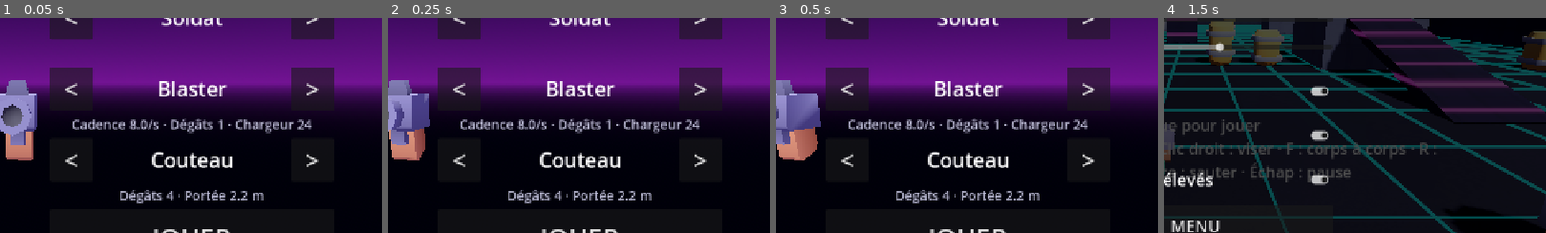
Above: before the commit, frames 1-4 (left to right).
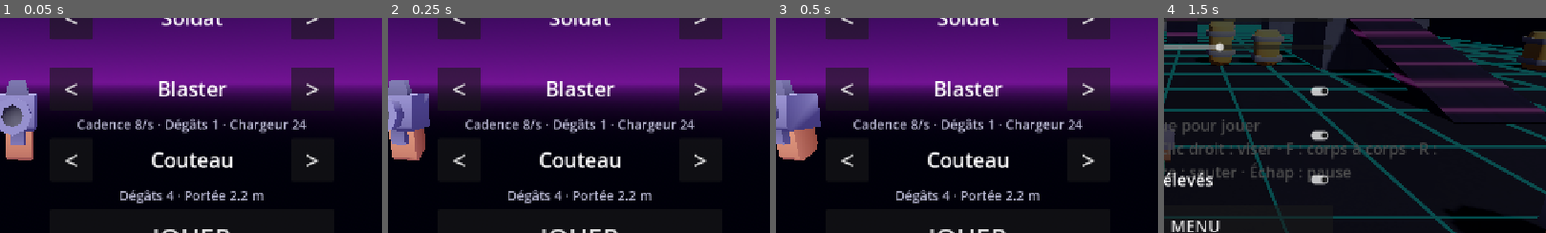
Above: after the commit, the same moments.

Repository: mariusortiz/overclock
Game: Godot game, scene res://scenes/menu.tscn
Same seed, same stepped clock (60 frames per second), same inputs: the game is played once before the commit and once after it.
Inputs:
- Up to frame 1 (0.05 s): no input
- Up to frame 2 (0.25 s): no input
- Up to frame 3 (0.5 s): no input
- Up to frame 4 (1.5 s): click "JOUER" at 0.5 s; click "II" at 1.25 s
The pictures show only the part of the screen within x 46-96%, y 35-85%; the shares and areas given below are measured in that part.

The runs differ from the first frame. In frame 1, 2.2% of the frame differs, in the area x 18-82%, y 46-54%; in frame 2, 2.2%; in frame 3, 2.2%; in frame 4, nothing differs.

Commit message:
Bosses every fifth wave
- Four boss kinds taking turns: fan shots, melee charger, mortar strikes
  with a ground marker, summoner with a periodic shield
- Boss health bar on the HUD, score bonus and guaranteed power-up
- Enemy builds its model from an exported scene and exposes an
  overridable attack, so bosses reuse the robot AI
- CI smoke test runs each boss wave via a --start-wave option

Co-Authored-By: Claude Fable 5.2 <noreply@anthropic.com>
Claude-Session: https://claude.ai/code/session_01TMrhLU8C9hMQ3DU14F1G1z

Diff:
--- a/project.godot
+++ b/project.godot
@@ -6,7 +6,7 @@
 [application]
 
 config/name="Overclock"
-config/version="0.9.0"
+config/version="0.10.0"
 run/main_scene="res://scenes/menu.tscn"
 config/features=PackedStringArray("4.5", "Mobile")
 config/icon="res://icon.svg"
--- /dev/null
+++ b/scenes/boss.tscn
@@ -0,0 +1,64 @@
+[gd_scene load_steps=9 format=3]
+
+[ext_resource type="Script" path="res://scripts/boss.gd" id="1_enemy"]
+[ext_resource type="PackedScene" path="res://scenes/projectile.tscn" id="2_projectile"]
+[ext_resource type="AudioStream" path="res://assets/audio/kenney/laserRetro_001.ogg" id="3_shot"]
+[ext_resource type="PackedScene" path="res://scenes/power_up.tscn" id="4_power_up"]
+[ext_resource type="PackedScene" path="res://assets/models/characters/character-robot.glb" id="5_model"]
+[ext_resource type="PackedScene" path="res://assets/models/characters/weapon-shooter.glb" id="7_gun"]
+[ext_resource type="AudioStream" path="res://assets/audio/kenney/explosionCrunch_000.ogg" id="8_explosion"]
+
+[sub_resource type="SphereMesh" id="status_mesh"]
+radius = 0.18
+height = 0.36
+radial_segments = 8
+rings = 4
+
+[sub_resource type="CapsuleShape3D" id="shape"]
+radius = 0.8
+height = 3.4
+
+[node name="Boss" type="CharacterBody3D"]
+collision_layer = 4
+collision_mask = 5
+script = ExtResource("1_enemy")
+projectile_scene = ExtResource("2_projectile")
+power_up_scene = ExtResource("4_power_up")
+model_scene = ExtResource("5_model")
+aim_height = 1.8
+
+[node name="CollisionShape3D" type="CollisionShape3D" parent="."]
+transform = Transform3D(1, 0, 0, 0, 1, 0, 0, 0, 1, 0, 1.7, 0)
+shape = SubResource("shape")
+
+[node name="NavigationAgent3D" type="NavigationAgent3D" parent="."]
+path_desired_distance = 0.6
+target_desired_distance = 1.0
+radius = 0.8
+
+[node name="Visual" type="Node3D" parent="."]
+transform = Transform3D(2, 0, 0, 0, 2, 0, 0, 0, 2, 0, 0, 0)
+
+[node name="ModelPivot" type="Node3D" parent="Visual"]
+transform = Transform3D(-2.1, 0, 0, 0, 2.1, 0, 0, 0, -2.1, 0, 0, 0)
+
+[node name="Gun" parent="Visual" instance=ExtResource("7_gun")]
+transform = Transform3D(-2.1, 0, 0, 0, 2.1, 0, 0, 0, -2.1, 0.5, 0.75, -0.3)
+
+[node name="Muzzle" type="Marker3D" parent="Visual"]
+transform = Transform3D(1, 0, 0, 0, 1, 0, 0, 0, 1, 0.5, 1.0, -0.8)
+
+[node name="StatusOrb" type="MeshInstance3D" parent="Visual"]
+transform = Transform3D(1, 0, 0, 0, 1, 0, 0, 0, 1, 0, 2.2, 0)
+mesh = SubResource("status_mesh")
+
+[node name="ShotSound" type="AudioStreamPlayer3D" parent="."]
+transform = Transform3D(1, 0, 0, 0, 1, 0, 0, 0, 1, 0, 1.1, 0)
+stream = ExtResource("3_shot")
+volume_db = -4.0
+max_distance = 40.0
+
+[node name="DeathSound" type="AudioStreamPlayer3D" parent="."]
+transform = Transform3D(1, 0, 0, 0, 1, 0, 0, 0, 1, 0, 1.1, 0)
+stream = ExtResource("8_explosion")
+max_distance = 50.0
--- a/scenes/enemy.tscn
+++ b/scenes/enemy.tscn
@@ -5,7 +5,6 @@
 [ext_resource type="AudioStream" path="res://assets/audio/kenney/laserRetro_001.ogg" id="3_shot"]
 [ext_resource type="PackedScene" path="res://scenes/power_up.tscn" id="4_power_up"]
 [ext_resource type="PackedScene" path="res://assets/models/characters/character-robot.glb" id="5_model"]
-[ext_resource type="Script" path="res://scripts/character_model.gd" id="6_character"]
 [ext_resource type="PackedScene" path="res://assets/models/characters/weapon-shooter.glb" id="7_gun"]
 [ext_resource type="AudioStream" path="res://assets/audio/kenney/explosionCrunch_000.ogg" id="8_explosion"]
 
@@ -25,6 +24,7 @@
 script = ExtResource("1_enemy")
 projectile_scene = ExtResource("2_projectile")
 power_up_scene = ExtResource("4_power_up")
+model_scene = ExtResource("5_model")
 
 [node name="CollisionShape3D" type="CollisionShape3D" parent="."]
 transform = Transform3D(1, 0, 0, 0, 1, 0, 0, 0, 1, 0, 0.9, 0)
@@ -37,9 +37,8 @@
 
 [node name="Visual" type="Node3D" parent="."]
 
-[node name="Model" parent="Visual" instance=ExtResource("5_model")]
+[node name="ModelPivot" type="Node3D" parent="Visual"]
 transform = Transform3D(-2.1, 0, 0, 0, 2.1, 0, 0, 0, -2.1, 0, 0, 0)
-script = ExtResource("6_character")
 
 [node name="Gun" parent="Visual" instance=ExtResource("7_gun")]
 transform = Transform3D(-2.1, 0, 0, 0, 2.1, 0, 0, 0, -2.1, 0.5, 0.75, -0.3)
--- a/scenes/hud.tscn
+++ b/scenes/hud.tscn
@@ -43,6 +43,13 @@
 corner_radius_bottom_right = 6
 corner_radius_bottom_left = 6
 
+[sub_resource type="StyleBoxFlat" id="boss_fill"]
+bg_color = Color(1, 0.25, 0.2, 0.95)
+corner_radius_top_left = 6
+corner_radius_top_right = 6
+corner_radius_bottom_right = 6
+corner_radius_bottom_left = 6
+
 [node name="HUD" type="CanvasLayer"]
 script = ExtResource("1_hud")
 
@@ -190,6 +197,36 @@
 theme_override_font_sizes/normal_font_size = 24
 bbcode_enabled = true
 scroll_active = false
+
+[node name="BossName" type="Label" parent="."]
+visible = false
+anchors_preset = 5
+anchor_left = 0.5
+anchor_right = 0.5
+offset_left = -280.0
+offset_top = 44.0
+offset_right = 280.0
+offset_bottom = 74.0
+grow_horizontal = 2
+theme_override_colors/font_color = Color(1, 0.4, 0.3, 1)
+theme_override_font_sizes/font_size = 22
+horizontal_alignment = 1
+
+[node name="BossBar" type="ProgressBar" parent="."]
+visible = false
+anchors_preset = 5
+anchor_left = 0.5
+anchor_right = 0.5
+offset_left = -280.0
+offset_top = 76.0
+offset_right = 280.0
+offset_bottom = 92.0
+grow_horizontal = 2
+mouse_filter = 2
+theme_override_styles/background = SubResource("health_background")
+theme_override_styles/fill = SubResource("boss_fill")
+value = 100.0
+show_percentage = false
 
 [node name="PauseButton" type="Button" parent="."]
 anchors_preset = 1
--- a/scenes/main.tscn
+++ b/scenes/main.tscn
@@ -6,6 +6,7 @@
 [ext_resource type="PackedScene" path="res://scenes/hud.tscn" id="4_hud"]
 [ext_resource type="Script" path="res://scripts/wave_manager.gd" id="5_waves"]
 [ext_resource type="PackedScene" path="res://scenes/enemy.tscn" id="6_enemy"]
+[ext_resource type="PackedScene" path="res://scenes/boss.tscn" id="7_boss"]
 
 [sub_resource type="ProceduralSkyMaterial" id="sky_material"]
 sky_top_color = Color(0.03, 0.02, 0.12, 1)
@@ -46,3 +47,4 @@
 [node name="WaveManager" type="Node" parent="."]
 script = ExtResource("5_waves")
 enemy_scene = ExtResource("6_enemy")
+boss_scene = ExtResource("7_boss")
--- /dev/null
+++ b/scripts/boss.gd
@@ -0,0 +1,114 @@
+class_name Boss
+extends Enemy
+## Big enemy of every fifth wave. Each kind replaces the robot's single shot
+## with its own attack.
+
+signal summon_requested(count: int)
+
+enum Kind { COLOSSUS, BRUTE, ARTILLERY, SUMMONER }
+
+const MODEL_DIR := "res://assets/models/characters/"
+const INFO := {
+	Kind.COLOSSUS: {"name": "COLOSSE", "model": "character-robot.glb", "health": 60, "speed": 2.2, "fire_interval": 2.2, "range": 14.0},
+	Kind.BRUTE: {"name": "BRUTE", "model": "character-zombie.glb", "health": 50, "speed": 6.0, "fire_interval": 1.0, "range": 2.6},
+	Kind.ARTILLERY: {"name": "ARTILLEUR", "model": "character-alien.glb", "health": 55, "speed": 3.0, "fire_interval": 2.0, "range": 24.0},
+	Kind.SUMMONER: {"name": "INVOCATEUR", "model": "character-knight.glb", "health": 70, "speed": 3.0, "fire_interval": 1.3, "range": 13.0},
+}
+const FAN_ANGLES_DEG: Array[float] = [-24.0, -12.0, 0.0, 12.0, 24.0]
+const BRUTE_DAMAGE := 18
+const SUMMON_INTERVAL := 9.0
+const SUMMON_COUNT := 2
+const SHIELD_OFF_TIME := 6.0
+const SHIELD_ON_TIME := 3.0
+const SHIELD_COLOR := Color(0.3, 0.6, 1.0, 0.3)
+
+var kind := Kind.COLOSSUS
+
+var _summon_left := SUMMON_INTERVAL
+var _shield_left := SHIELD_OFF_TIME
+var _shielded := false
+var _shield: MeshInstance3D
+
+
+## Call before adding the boss to the scene. `health_scale` grows each time
+## the four bosses come around again.
+func configure(boss_kind: Kind, health_scale: float) -> void:
+	kind = boss_kind
+	var info: Dictionary = INFO[kind]
+	max_health = roundi(info.health * health_scale)
+	move_speed = info.speed
+	fire_interval = info.fire_interval
+	attack_range = info.range
+	model_scene = load(MODEL_DIR + info.model)
+	drop_chance = 1.0
+
+
+func _ready() -> void:
+	super()
+	if kind == Kind.BRUTE:
+		$Visual/Gun.visible = false
+		_attack_animation = &"attack-melee-right"
+	if kind == Kind.SUMMONER:
+		_shield = _create_shield()
+
+
+func take_damage(amount: int) -> void:
+	if not _shielded:
+		super(amount)
+
+
+func _physics_process(delta: float) -> void:
+	super(delta)
+	if kind != Kind.SUMMONER or _dead:
+		return
+
+	_summon_left -= delta
+	if _summon_left <= 0.0:
+		_summon_left = SUMMON_INTERVAL
+		summon_requested.emit(SUMMON_COUNT)
+
+	_shield_left -= delta
+	if _shield_left <= 0.0:
+		_shielded = not _shielded
+		_shield_left = SHIELD_ON_TIME if _shielded else SHIELD_OFF_TIME
+		_shield.visible = _shielded
+
+
+func _attack() -> void:
+	match kind:
+		Kind.COLOSSUS:
+			var forward := _muzzle.global_position.direction_to(_player.get_aim_position())
+			for angle in FAN_ANGLES_DEG:
+				_spawn_projectile(forward.rotated(Vector3.UP, deg_to_rad(angle)))
+		Kind.BRUTE:
+			if global_position.distance_to(_player.global_position) <= attack_range + 0.5:
+				_player.take_damage(BRUTE_DAMAGE)
+		Kind.ARTILLERY:
+			var strike := MortarStrike.new()
+			strike.position = _player.global_position
+			get_tree().current_scene.add_child(strike)
+		Kind.SUMMONER:
+			super()
+
+
+func _die() -> void:
+	if _shield:
+		_shield.visible = false
+	super()
+
+
+func _create_shield() -> MeshInstance3D:
+	var material := StandardMaterial3D.new()
+	material.shading_mode = BaseMaterial3D.SHADING_MODE_UNSHADED
+	material.transparency = BaseMaterial3D.TRANSPARENCY_ALPHA
+	material.albedo_color = SHIELD_COLOR
+	var mesh := SphereMesh.new()
+	mesh.radius = 2.4
+	mesh.height = 4.8
+	mesh.material = material
+	var shield := MeshInstance3D.new()
+	shield.mesh = mesh
+	shield.position.y = aim_height
+	shield.visible = false
+	add_child(shield)
+	return shield
--- a/scripts/enemy.gd
+++ b/scripts/enemy.gd
@@ -4,6 +4,7 @@
 ## when in range with a clear line of sight.
 
 signal died
+signal health_changed(current: int, maximum: int)
 
 const REPATH_INTERVAL := 0.3
 const EYE_HEIGHT := 1.2
@@ -23,6 +24,9 @@
 @export var attack_range := 12.0
 @export var fire_interval := 1.6
 @export var projectile_scene: PackedScene
+@export var model_scene: PackedScene
+## Height of the point shots are aimed at.
+@export var aim_height := 1.0
 @export var power_up_scene: PackedScene
 @export var drop_chance := 0.25
 
@@ -38,12 +42,15 @@
 var _chill_factor := 1.0
 var _status_material := StandardMaterial3D.new()
 var _player: Player
+var _model: CharacterModel
+var _base_scale := Vector3.ONE
+var _attack_animation := &"holding-right-shoot"
 var _tween: Tween
 var _gravity: float = ProjectSettings.get_setting("physics/3d/default_gravity")
 
 @onready var _agent: NavigationAgent3D = $NavigationAgent3D
 @onready var _visual: Node3D = $Visual
-@onready var _model: CharacterModel = $Visual/Model
+@onready var _model_pivot: Node3D = $Visual/ModelPivot
 @onready var _muzzle: Marker3D = $Visual/Muzzle
 @onready var _status_orb: MeshInstance3D = $Visual/StatusOrb
 @onready var _shot_sound: AudioStreamPlayer3D = $ShotSound
@@ -53,6 +60,10 @@
 func _ready() -> void:
 	add_to_group("targets")
 	_health = max_health
+	_base_scale = _visual.scale
+	_model = model_scene.instantiate()
+	_model.set_script(CharacterModel)
+	_model_pivot.add_child(_model)
 	_fire_cooldown = fire_interval
 	_status_material.emission_enabled = true
 	_status_material.emission_energy_multiplier = 2.0
@@ -63,18 +74,19 @@
 
 ## Point the player's shots (and aim assist) should go for.
 func get_aim_position() -> Vector3:
-	return global_position + Vector3.UP * 1.0
+	return global_position + Vector3.UP * aim_height
 
 
 func take_damage(amount: int) -> void:
 	if _dead:
 		return
 	_health -= amount
+	health_changed.emit(maxi(_health, 0), max_health)
 	if _health <= 0:
 		_die()
 	else:
-		_visual.scale = Vector3.ONE * 1.2
-		_scale_visual_to(Vector3.ONE, 0.12)
+		_visual.scale = _base_scale * 1.2
+		_scale_visual_to(_base_scale, 0.12)
 
 
 ## Fire perk: takes `damage_per_tick` twice a second for a few seconds.
@@ -164,14 +176,22 @@
 
 func _shoot() -> void:
 	_fire_cooldown = fire_interval
+	_attack()
+	_shot_sound.play()
+	_model.play(_attack_animation, true)
+	_shoot_animation_left = SHOOT_ANIMATION_TIME
+
+
+## What a shot does. Bosses override this.
+func _attack() -> void:
+	_spawn_projectile(_muzzle.global_position.direction_to(_player.get_aim_position()))
+
+
+func _spawn_projectile(direction: Vector3) -> void:
 	var projectile: Projectile = projectile_scene.instantiate()
-	var from := _muzzle.global_position
-	projectile.position = from
-	projectile.direction = from.direction_to(_player.get_aim_position())
+	projectile.position = _muzzle.global_position
+	projectile.direction = direction
 	get_tree().current_scene.add_child(projectile)
-	_shot_sound.play()
-	_model.play(&"holding-right-shoot", true)
-	_shoot_animation_left = SHOOT_ANIMATION_TIME
 
 
 func _die() -> void:
@@ -186,7 +206,7 @@
 	# Fall over, then shrink away.
 	if _tween:
 		_tween.kill()
-	_visual.scale = Vector3.ONE
+	_visual.scale = _base_scale
 	_tween = create_tween()
 	_tween.tween_interval(DEATH_ANIMATION_TIME)
 	_tween.tween_property(_visual, "scale", Vector3.ZERO, 0.2)
--- a/scripts/hud.gd
+++ b/scripts/hud.gd
@@ -32,6 +32,8 @@
 @onready var _replay_button: Button = $GameOver/Center/Box/Replay
 @onready var _menu_button: Button = $GameOver/Center/Box/Menu
 @onready var _pause_button: Button = $PauseButton
+@onready var _boss_name: Label = $BossName
+@onready var _boss_bar: ProgressBar = $BossBar
 @onready var _effects_label: RichTextLabel = $Effects
 @onready var _perk_choice: Control = $PerkChoice
 @onready var _perk_title: Label = $PerkChoice/Center/Box/Title
@@ -58,6 +60,22 @@
 func set_health(current: int, maximum: int) -> void:
 	_health_bar.max_value = maximum
 	_health_bar.value = current
+
+
+func show_boss(boss_name: String) -> void:
+	_boss_name.text = boss_name
+	_boss_name.visible = true
+	_boss_bar.visible = true
+
+
+func set_boss_health(current: int, maximum: int) -> void:
+	_boss_bar.max_value = maximum
+	_boss_bar.value = current
+
+
+func hide_boss() -> void:
+	_boss_name.visible = false
+	_boss_bar.visible = false
 
 
 func set_ammo(current: int, magazine: int, reloading: bool) -> void:
--- a/scripts/main.gd
+++ b/scripts/main.gd
@@ -4,6 +4,7 @@
 const KILL_SCORE := 100
 const WAVE_BONUS := 250  # multiplied by the wave number
 const WAVE_HEAL := 25
+const BOSS_SCORE := 1000
 const MENU_SCENE := "res://scenes/menu.tscn"
 const DAMAGE_VIBRATION_MS := 40
 const PERK_CHOICE_DELAY := 2.0
@@ -39,6 +40,8 @@
 	waves.enemy_killed.connect(_add_score.bind(KILL_SCORE))
 	waves.enemy_killed.connect(player.on_enemy_killed)
 	waves.enemies_left_changed.connect(_on_enemies_left_changed)
+	waves.boss_spawned.connect(_on_boss_spawned)
+	waves.boss_killed.connect(_on_boss_killed)
 
 	hud.set_health(player.health, player.max_health)
 	hud.set_ammo(player.weapon.ammo, player.weapon.get_magazine_size(), false)
@@ -93,7 +96,18 @@
 
 
 func _on_wave_started(number: int) -> void:
-	hud.show_banner("VAGUE %d" % number)
+	hud.show_banner("VAGUE %d  ·  BOSS" % number if waves.is_boss_wave() else "VAGUE %d" % number)
+
+
+func _on_boss_spawned(boss: Boss) -> void:
+	hud.show_boss(Boss.INFO[boss.kind].name)
+	hud.set_boss_health(boss.max_health, boss.max_health)
+	boss.health_changed.connect(hud.set_boss_health)
+
+
+func _on_boss_killed() -> void:
+	hud.hide_boss()
+	_add_score(BOSS_SCORE)
 
 
 func _on_wave_cleared(number: int) -> void:
--- a/scripts/menu.gd
+++ b/scripts/menu.gd
@@ -75,10 +75,10 @@
 	_character_info.text = _lock_text(character)
 	_weapon_name.text = weapon.name
 	_weapon_info.text = _lock_text(weapon) if not Loadout.is_unlocked(weapon) else \
-			"Cadence %s/s · Dégâts %d · Chargeur %d" % [String.num(weapon.fire_rate, 1), weapon.damage, weapon.magazine]
+			"Cadence %s/s · Dégâts %d · Chargeur %d" % [String.num(weapon.fire_rate, 1).trim_suffix(".0"), weapon.damage, weapon.magazine]
 	_melee_name.text = melee.name
 	_melee_info.text = _lock_text(melee) if not Loadout.is_unlocked(melee) else \
-			"Dégâts %d · Portée %s m" % [melee.damage, String.num(melee.range, 1)]
+			"Dégâts %d · Portée %s m" % [melee.damage, String.num(melee.range, 1).trim_suffix(".0")]
 	_play_button.disabled = not (Loadout.is_unlocked(character) and Loadout.is_unlocked(weapon) \
 			and Loadout.is_unlocked(melee))
 
--- /dev/null
+++ b/scripts/mortar_strike.gd
@@ -0,0 +1,55 @@
+class_name MortarStrike
+extends Node3D
+## Artillery boss attack: a marked circle on the ground that explodes after a
+## short delay, hurting the player if still inside.
+
+const DELAY := 1.4
+const RADIUS := 3.0
+const WARNING_COLOR := Color(1.0, 0.15, 0.1, 0.45)
+const BLAST_COLOR := Color(1.0, 0.6, 0.2, 0.5)
+
+var damage := 20
+
+
+func _ready() -> void:
+	var disc := CylinderMesh.new()
+	disc.top_radius = RADIUS
+	disc.bottom_radius = RADIUS
+	disc.height = 0.05
+	var marker := _add_mesh(disc, WARNING_COLOR)
+	marker.position.y = 0.06
+	marker.scale = Vector3(0.15, 1.0, 0.15)
+
+	var tween := create_tween()
+	tween.tween_property(marker, "scale", Vector3.ONE, DELAY)
+	tween.tween_callback(_explode.bind(marker))
+
+
+func _explode(marker: MeshInstance3D) -> void:
+	marker.queue_free()
+	var player: Player = get_tree().get_first_node_in_group("player")
+	if player and global_position.distance_to(player.global_position) <= RADIUS:
+		player.take_damage(damage)
+
+	var sphere := SphereMesh.new()
+	sphere.radius = RADIUS
+	sphere.height = RADIUS * 2.0
+	sphere.radial_segments = 12
+	sphere.rings = 6
+	var blast := _add_mesh(sphere, BLAST_COLOR)
+	var tween := create_tween()
+	tween.tween_property(blast, "scale", Vector3.ZERO, 0.25)
+	tween.tween_callback(queue_free)
+
+
+func _add_mesh(mesh: PrimitiveMesh, color: Color) -> MeshInstance3D:
+	var material := StandardMaterial3D.new()
+	material.shading_mode = BaseMaterial3D.SHADING_MODE_UNSHADED
+	material.transparency = BaseMaterial3D.TRANSPARENCY_ALPHA
+	material.albedo_color = color
+	mesh.material = material
+	var instance := MeshInstance3D.new()
+	instance.mesh = mesh
+	instance.cast_shadow = GeometryInstance3D.SHADOW_CASTING_SETTING_OFF
+	add_child(instance)
+	return instance
--- a/scripts/wave_manager.gd
+++ b/scripts/wave_manager.gd
@@ -7,8 +7,14 @@
 signal wave_cleared(number: int)
 signal enemy_killed
 signal enemies_left_changed(count: int)
+signal boss_spawned(boss: Boss)
+signal boss_killed
+
+const BOSS_EVERY := 5
+const BOSS_ESCORT := 3
 
 @export var enemy_scene: PackedScene
+@export var boss_scene: PackedScene
 @export var first_wave_delay := 2.0
 @export var break_duration := 5.0
 @export var spawn_interval := 0.8
@@ -19,6 +25,7 @@
 var _to_spawn := 0
 var _alive := 0
 var _stopped := false
+var _boss_pending := false
 var _spawn_timer := Timer.new()
 
 
@@ -26,6 +33,10 @@
 	_spawn_timer.wait_time = spawn_interval
 	_spawn_timer.timeout.connect(_on_spawn_timer_timeout)
 	add_child(_spawn_timer)
+	# Test option: "-- --start-wave=5" on the command line starts at that wave.
+	for argument in OS.get_cmdline_user_args():
+		if argument.begins_with("--start-wave="):
+			wave = maxi(argument.get_slice("=", 1).to_int() - 1, 0)
 	_start_next_wave(first_wave_delay)
 
 
@@ -37,7 +48,13 @@
 
 # --- Difficulty curve -------------------------------------------------------
 
+func is_boss_wave() -> bool:
+	return wave % BOSS_EVERY == 0
+
+
 func _enemy_count() -> int:
+	if is_boss_wave():
+		return 1 + BOSS_ESCORT
 	return 3 + 2 * (wave - 1)
 
 
@@ -61,6 +78,7 @@
 		return
 	wave += 1
 	_to_spawn = _enemy_count()
+	_boss_pending = is_boss_wave()
 	wave_started.emit(wave)
 	enemies_left_changed.emit(_to_spawn)
 	_spawn_timer.start()
@@ -78,13 +96,38 @@
 		return point.global_position.distance_to(player.global_position) >= min_player_distance)
 	var point: Node3D = (far_points if not far_points.is_empty() else points).pick_random()
 
-	var enemy: Enemy = enemy_scene.instantiate()
-	_configure(enemy)
+	var enemy: Enemy
+	if _boss_pending:
+		_boss_pending = false
+		enemy = _create_boss()
+	else:
+		enemy = enemy_scene.instantiate()
+		_configure(enemy)
 	enemy.position = point.global_position
 	enemy.died.connect(_on_enemy_died)
 	get_parent().add_child(enemy)
 	_to_spawn -= 1
 	_alive += 1
+	if enemy is Boss:
+		boss_spawned.emit(enemy)
+
+
+## The four bosses take turns, and get tougher each time they come around.
+func _create_boss() -> Boss:
+	@warning_ignore("integer_division")
+	var index := wave / BOSS_EVERY - 1
+	var kinds := Boss.Kind.values()
+	var boss: Boss = boss_scene.instantiate()
+	@warning_ignore("integer_division")
+	boss.configure(kinds[index % kinds.size()], 1.0 + 0.6 * (index / kinds.size()))
+	boss.summon_requested.connect(_on_boss_summon_requested)
+	boss.died.connect(boss_killed.emit)
+	return boss
+
+
+func _on_boss_summon_requested(count: int) -> void:
+	_to_spawn += count
+	enemies_left_changed.emit(_to_spawn + _alive)
 
 
 func _on_enemy_died() -> void:
Binary file added: assets/models/characters/character-zombie.glb
Not shown, changed: export_presets.cfg
